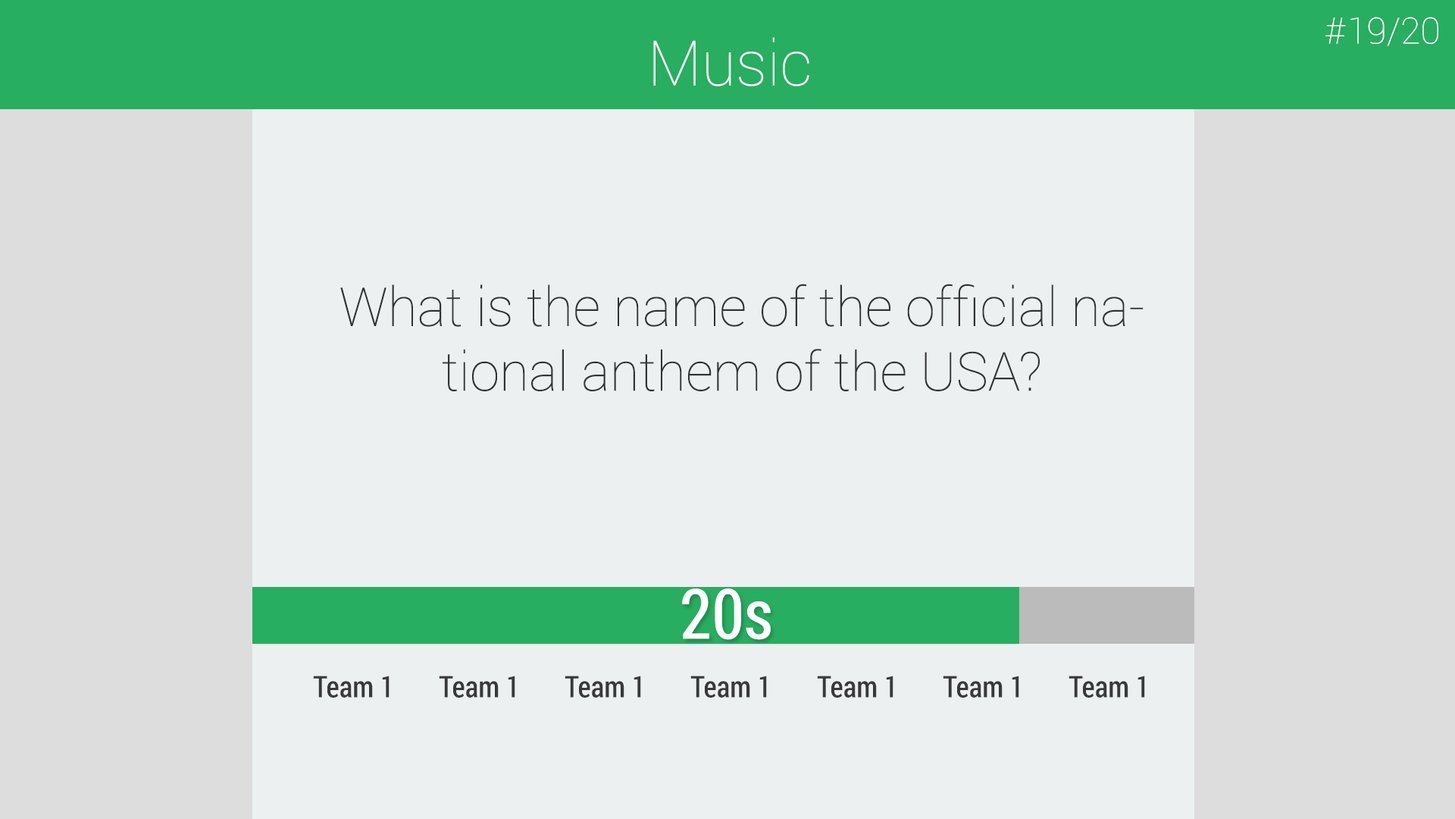
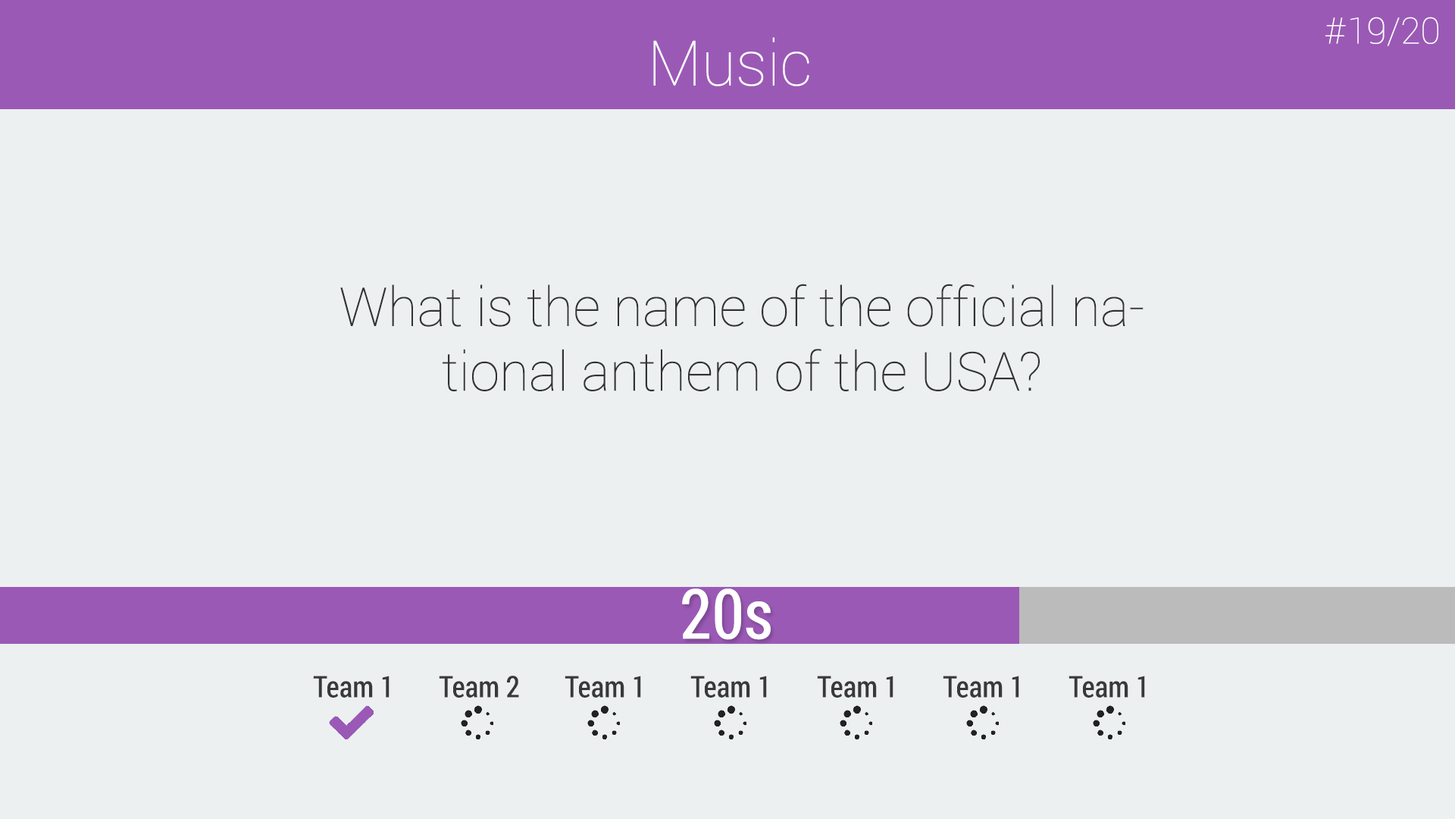
The second (1455, 819) image is a revision of the first. Changes to its layers:
added group "Teams" with 17 layers in group "Question" over [328, 675, 1126, 740]
added group "Tick" with 1 layers in group "Teams" over [328, 704, 374, 740]
added layer "Layer 5" in group "Tick" over [328, 704, 374, 740]
renamed "Team 1 copy" to "Team 2", moved it into group "Teams", painted on it over [507, 675, 520, 698]
added group "Spinner" with 7 layers in group "Teams" over [334, 704, 1126, 740]
added layer "Layer 3 copy 6" in group "Spinner" over [1093, 704, 1126, 740]
added layer "Layer 3 copy 5" in group "Spinner" over [966, 704, 1000, 740]
added layer "Layer 3 copy 4" in group "Spinner" over [839, 704, 873, 740]
added layer "Layer 3 copy 3" in group "Spinner" over [714, 704, 747, 740]
added layer "Layer 3 copy 2" in group "Spinner" over [587, 704, 621, 740]
added layer "Layer 3 copy" in group "Spinner" over [460, 704, 494, 740]
painted on "Rectangle 5 copy" over [0, 586, 1020, 644]
painted on "Rectangle 5" over [0, 586, 1455, 644]
painted on "Rectangle 2" over [0, 0, 1455, 110]
painted on "Rectangle 1" over [0, 0, 1455, 819]
